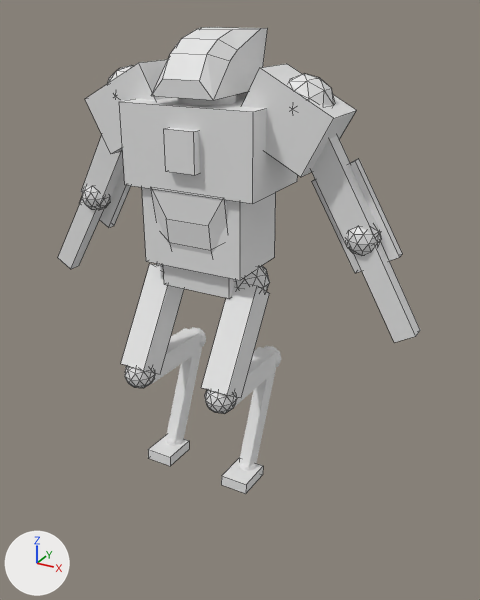
What one commit did to the Blender file Assets/Models/Player/player.blend.
Rendered twice from a 50 mm camera at (5.29, -9.75, 8.62) aimed at (-0.31, 0.45, 3.52). Every picture has the same lights, and +X, +Y and +Z are marked at lower left. Mesh edges are drawn as thin lines on the coarser meshes.

The older version as bpy lines, for what is in view:
```python
me_cube_023 = bpy.data.meshes.new('Cube.023')
me_cube_023.from_pydata(...)  # 58 vertices, 92 faces; spans x -0.72..1.06, y -0.98..0.07, z -1.03..0.6
me_cube_024 = bpy.data.meshes.new('Cube.024')
me_cube_024.from_pydata(...)  # 8 vertices, 6 faces; spans x -0.6..0.6, y -0.14..0.14, z -0.84..0.84
# before: 0 (-0.25, -0.14, -0.84) at pixel (394, 342), 1 (-0.6, -0.14, -0.64) at pixel (415, 336), 2 (-0.25, 0.14, -0.84), 3 (-0.6, 0.14, -0.64) at pixel (420, 330), 4 (0.6, -0.14, 0.64) at pixel (353, 252)
# before: 5 (0.25, -0.14, 0.84) at pixel (374, 243), 6 (0.6, 0.14, 0.64), 7 (0.25, 0.14, 0.84)
me_icosphere_003 = bpy.data.meshes.new('Icosphere.003')
me_icosphere_003.from_pydata(...)  # 66 vertices, 98 faces; spans x -0.61..1.11, y -0.3..0.39, z -0.7..1.68
me_icosphere_010 = bpy.data.meshes.new('Icosphere.010')
me_icosphere_010.from_pydata(...)  # 50 vertices, 86 faces; spans x -0.19..0.19, y -0.2..1.08, z -0.2..2.07
ob_r_arm = bpy.data.objects.new('R Arm', me_icosphere_003)
ob_r_arm.location = (1.98, 0.55, 5.09)
ob_r_arm.rotation_euler = (-3.124, 0.00359, 0.00913)  # degrees (-179, 0.2, 0.5)
ob_r_arm.scale = (-1.0, -1.0, -1.0)
ob_r_forearm = bpy.data.objects.new('R Forearm', me_cube_024)
ob_r_forearm.location = (2.48, 0.52, 4.24)
ob_r_forearm.rotation_euler = (3.12, -0.00487, -0.0128)  # degrees (179, -0.3, -0.7)
ob_r_forearm.scale = (-1.0, -1.0, -1.0)
ob_r_lower_leg = bpy.data.objects.new('R Lower Leg', me_icosphere_010)
ob_r_lower_leg.location = (-1.77, 0.14, -0.02)
ob_r_shoulder = bpy.data.objects.new('R Shoulder', me_cube_023)
ob_r_shoulder.location = (0.84, 0.96, 7.16)
ob_r_shoulder.rotation_euler = (3.142, 0.0, 0.0)  # degrees (180, 0, 0)
ob_r_shoulder.scale = (-1.0, -1.0, -1.0)
# also in view: 'R Upper Leg' at (-1.77, -0.35, 2.99); 'Waist' at (-0.87, 0.33, 4.0); 'R Dogleg' at (-1.77, 0.26, 2.1); 'R Foot' at (-1.77, -0.07, -0.11); 'L Forearm' at (-4.22, 0.52, 4.24)
```
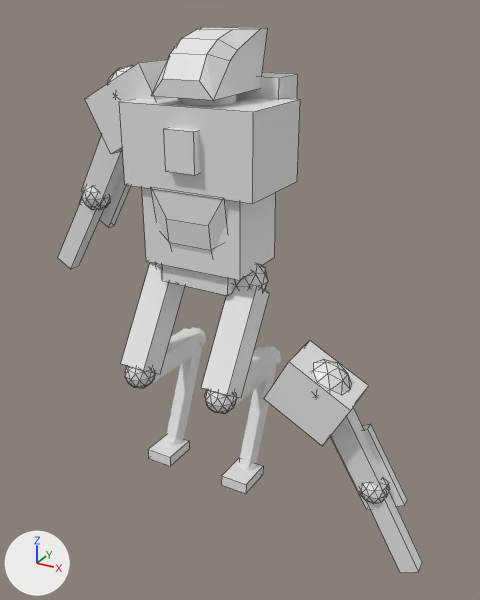
The newer file is also rescaled (x0.94), turned or shifted as a whole; pictures and numbers use the older file's frame.

Pixel boxes (x1, y1, x2, y2) of what changed, in the pictures (480 x 600 px; the box of a moved part takes in the faces that stretch with it):
'R Shoulder', reshaped, moved, turned, rescaled
    before: (242, 64, 356, 177)
    after: (264, 341, 369, 446)
'R Arm', reshaped, moved, turned, rescaled
    before: (311, 135, 402, 273)
    after: (331, 408, 407, 510)
'R Forearm', reshaped, moved, turned
    before: (354, 242, 420, 342)
    after: (367, 492, 422, 573)
part 1 of me_icosphere_003, added
    after: (360, 482, 389, 504)
part 2 of me_icosphere_003, moved or reshaped
    before: (311, 135, 380, 248)
    after: (331, 408, 389, 495)
part 3 of me_icosphere_003, moved or reshaped
    before: (312, 158, 402, 273)
    after: (331, 424, 407, 510)
part 4 of me_icosphere_003, deleted
    before: (347, 227, 381, 256)
part 5 of me_cube_024, deleted
    before: (354, 242, 420, 342)
part 6 of me_cube_024, added
    after: (367, 492, 422, 573)
part 7 of me_cube_023, moved or reshaped
    before: (242, 64, 356, 177)
    after: (264, 341, 369, 446)
part 8 of me_cube_023, added
    after: (313, 359, 351, 393)
part 9 of me_cube_023, deleted
    before: (289, 73, 335, 106)

The edits, one by one:
me_icosphere_003 has 66 vertices, 98 faces and spans x -0.61..1.11, y -0.3..0.39, z -0.7..1.68.
me_icosphere_003 is used by ob_r_arm; location (1.98, 0.55, 5.09); rotation (-3.124, 0.00359, 0.00913), in degrees (-179, 0.2, 0.5); scale (-1.0, -1.0, -1.0).
me_icosphere_003 part 1: a new loose piece, an icosphere of 80 faces spanning x -0.27..0.27, y -0.28..0.28, z -0.28..0.28.
me_icosphere_003 part 2: the loose piece of 8 vertices spanning x -0.25..1.11, y -0.17..0.19, z -0.16..1.68 is scaled about the mesh origin by (-0.94, 0.94, 0.94).
me_icosphere_003 part 3: the loose piece of 8 vertices spanning x -0.61..1.02, y 0.12..0.3, z -0.7..1.25 is scaled about the mesh origin by (-0.94, 0.94, 0.94).
me_icosphere_003 part 4: the loose piece of 42 vertices spanning x -0.29..0.29, y -0.3..0.3, z -0.3..0.3 is deleted.
me_cube_024 has 8 vertices, 6 faces and spans x -0.6..0.6, y -0.14..0.14, z -0.84..0.84.
me_cube_024 is used by ob_r_forearm; location (2.48, 0.52, 4.24); rotation (3.12, -0.00487, -0.0128), in degrees (179, -0.3, -0.7); scale (-1.0, -1.0, -1.0).
Verts and faces of me_cube_024; kept vertices keep their numbers, new ones are numbered from 8.
Part 5, on me_cube_024:
Vertices deleted: 0 to 7 (with the faces that use them).
Part 6, on me_cube_024:
New vertex 8 is at (-0.56, -0.13, 0.6), pixel (365, 499).
New vertex 9 is at (-0.24, -0.13, 0.79), pixel (383, 497).
New vertex 10 is at (-0.56, 0.13, 0.6).
New vertex 11 is at (-0.24, 0.13, 0.79), pixel (388, 489).
New vertices 12 to 15 stand at vertices 8 to 11, in that order, plus (0.8, 0.0, -1.39).
New faces: (12, 14, 15, 13), (10, 11, 15, 14), (8, 9, 11, 10), (8, 12, 13, 9), (8, 10, 14, 12), (9, 13, 15, 11).
me_cube_023 has 58 vertices, 92 faces and spans x -0.72..1.06, y -0.98..0.07, z -1.03..0.6.
me_cube_023 is used by ob_r_shoulder; location (0.84, 0.96, 7.16); rotation (3.142, 0.0, 0.0), in degrees (180, 0, 0); scale (-1.0, -1.0, -1.0).
me_cube_023 part 7: the loose piece of 8 vertices spanning x -0.72..1.06, y -0.98..0.02, z -1.03..0.6 is scaled about the mesh origin by (-0.94, 0.94, 0.94).
me_cube_023 part 8: a new loose piece, an icosphere of 80 faces spanning x -0.44..0.48, y -0.91..0.01, z -0.44..0.48.
me_cube_023 part 9: the loose piece of 42 vertices spanning x -0.51..0.46, y -0.97..0.01, z -0.47..0.51 is deleted.
Object 'R Arm' (ob_r_arm) is rescaled from (-1.0, -1.0, -1.0) to (1.0, 1.0, 1.0).
Object 'R Arm' (ob_r_arm) moves from (1.98, 0.55, 5.09) to (2.68, 0.19, 0.42).
Object 'R Arm' (ob_r_arm) turns from (-179, 0.2, 0.5) to (1, 0.2, 0.5) degrees about x, y and z.
Object 'R Forearm' (ob_r_forearm) moves from (2.48, 0.52, 4.24) to (3.15, 0.16, -0.38).
Object 'R Forearm' (ob_r_forearm) turns from (179, -0.3, -0.7) to (-1.2, -0.3, -0.7) degrees about x, y and z.
Object 'R Shoulder' (ob_r_shoulder) turns from (180, 0, 0) to (0, 0, 0) degrees about x, y and z.
Object 'R Shoulder' (ob_r_shoulder) is rescaled from (-1.0, -1.0, -1.0) to (1.0, 1.0, 1.0).
Object 'R Shoulder' (ob_r_shoulder) moves from (0.84, 0.96, 7.16) to (1.61, 0.58, 2.37).
